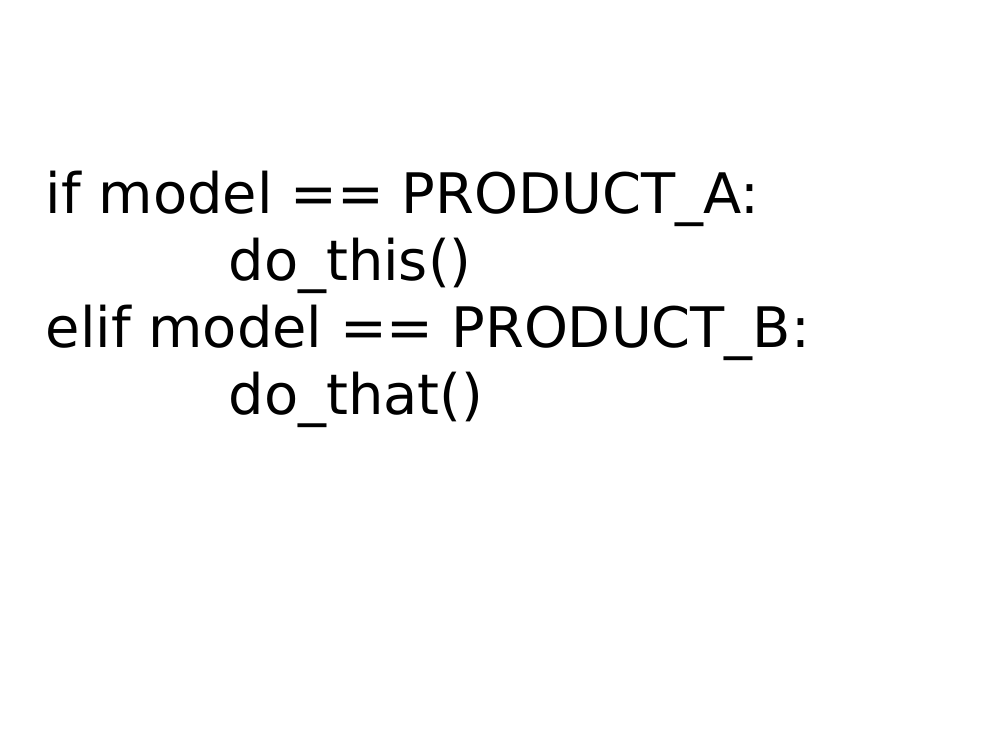
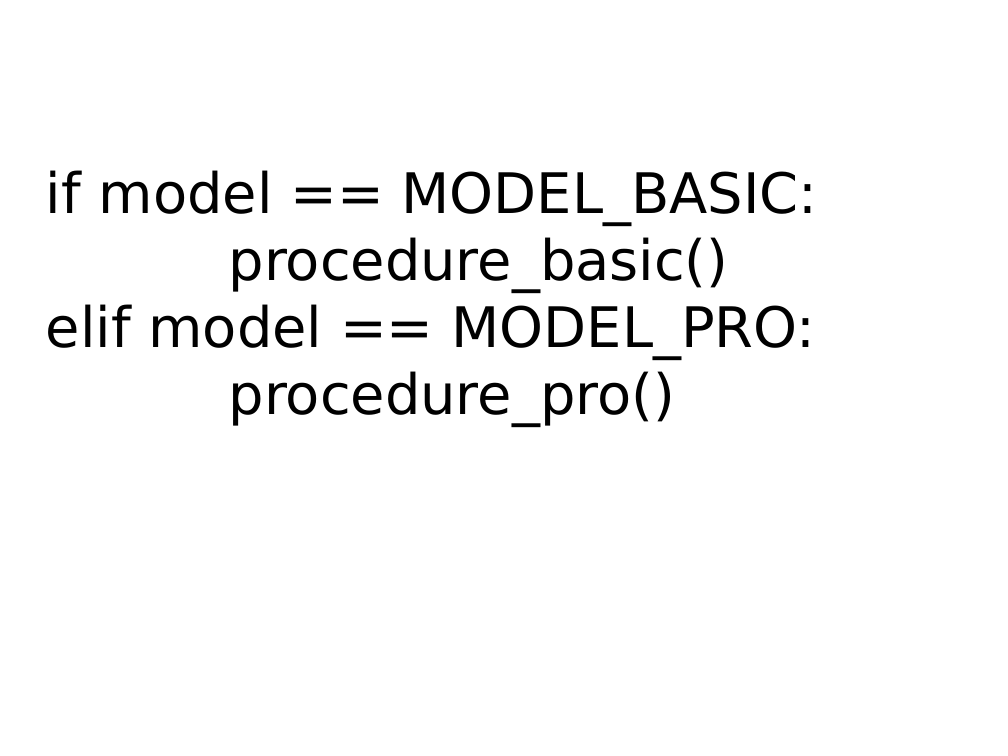
Before and after one commit to mkohler/embedded_python_presentation, a slide deck: slide 39 of embedded_python.odp. Drawn at 1008x756 pixels with LibreOffice and Linux fonts; fonts in the diff are those of the drawing. Boxes give left, top, right and bottom in pixels: in the first picture for what was removed or moved away, otherwise in the second. Text is boxed around its words. In the diff, an @@ line names an element or a change of style, - is before the commit and + after.

```diff
--- a/embedded_python.odp
+++ b/embedded_python.odp
@@ title at bbox=[46, 170, 818, 426]: text changed @@
-if model == PRODUCT_A:
-do_this()
-elif model == PRODUCT_B:
-do_that()
+if model == MODEL_BASIC:
+procedure_basic()
+elif model == MODEL_PRO:
+procedure_pro()
```
Also in this commit, not shown: 2 slides added, 1 other file.
